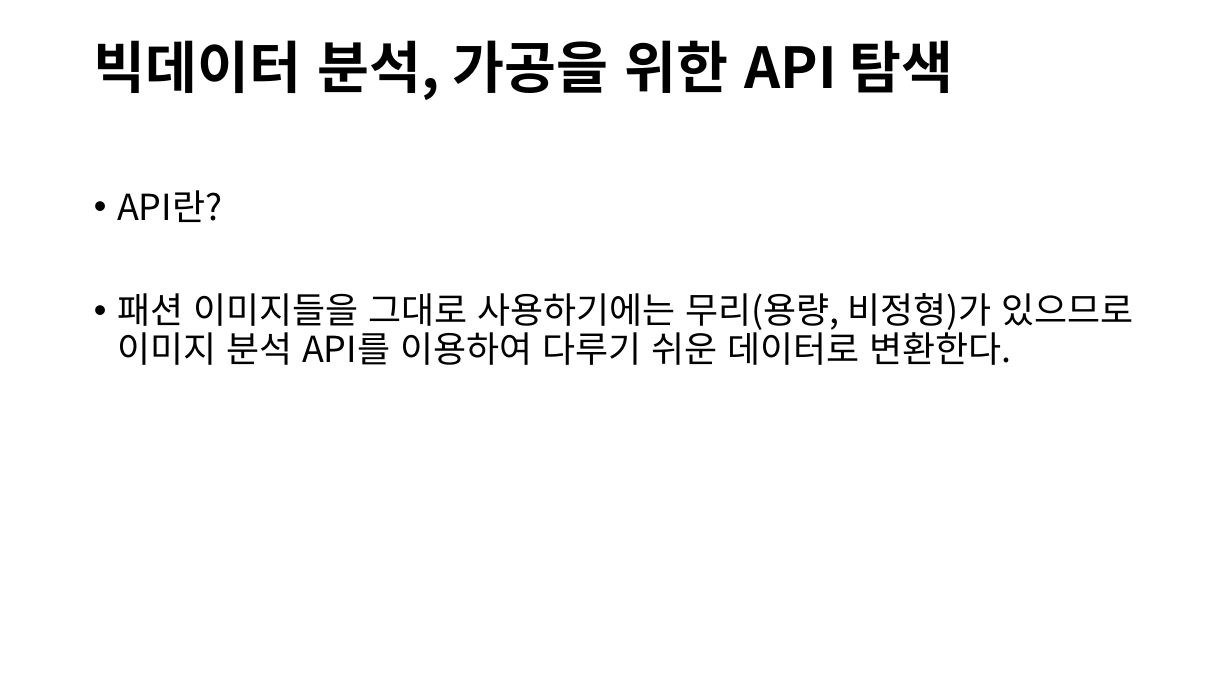
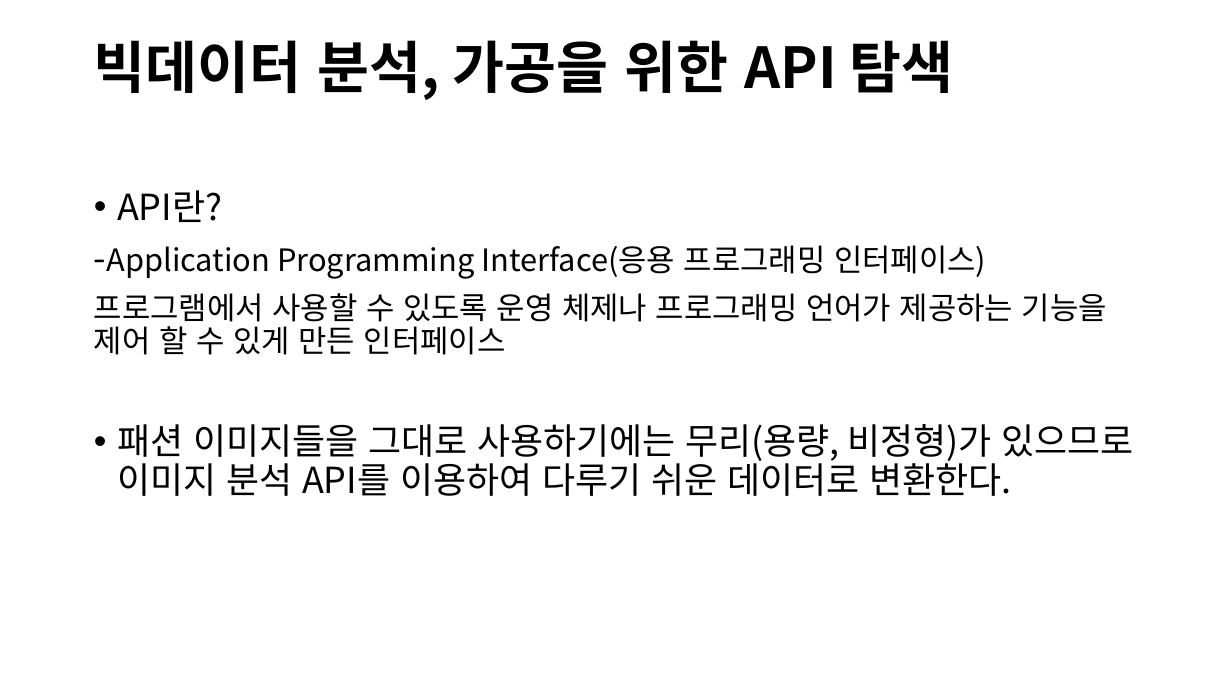
Before and after one commit to CheonSeounghyun/Coordination-Recommend, a slide deck: slide 2 of document/Capston Design Proposal_6week.pptx. Drawn at 1232x693 pixels with LibreOffice and Linux fonts; fonts in the diff are those of the drawing. Boxes give left, top, right and bottom in pixels: in the first picture for what was removed or moved away, otherwise in the second. Text is boxed around its words. In the diff, an @@ line names an element or a change of style, - is before the commit and + after.

```diff
--- a/document/Capston Design Proposal_6week.pptx
+++ b/document/Capston Design Proposal_6week.pptx
@@ text at <box>94,245,1107,355</box>: paragraphs added @@
+-Application Programming Interface(응용 프로그래밍 인터페이스)
+프로그램에서 사용할 수 있도록 운영 체제나 프로그래밍 언어가 제공하는 기능을 제어 할 수 있게 만든 인터페이스
```
Also in this commit, not shown: 10 other slides changed, 1 slide added, 1 slide removed.
